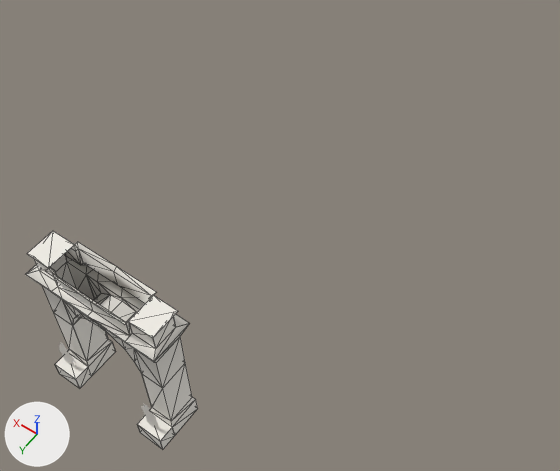
Renders of the Blender file assets/blender/nyu-custom-buildings.blend from each side of a commit.
Rendered twice from a camera (50 mm lens) standing at (-16.4, 46.2, 52.4) and looking at (4.5, 16.9, 6.3). The lights are fixed; the arrows at lower left show +X, +Y and +Z. The first picture is the older version. Mesh edges are drawn as thin lines on the coarser meshes.
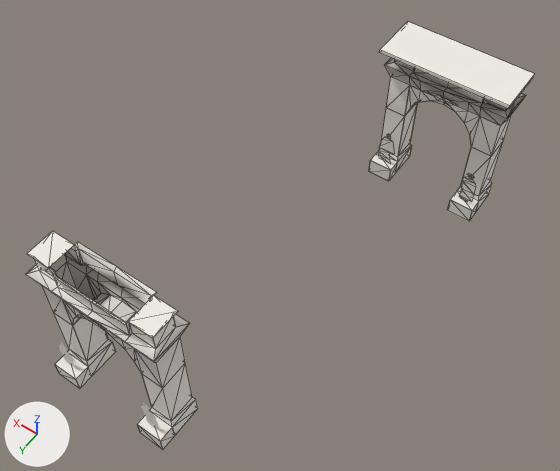
Where the change shows, as pixel boxes (x1, y1, x2, y2) in the pictures (560 x 471 px):
'WashingtonArchOriginalFlatTop_Final', added
    after: (369, 22, 534, 221)

Patch to the scene script:
```diff
--- a/assets/blender/nyu-custom-buildings.blend.py
+++ b/assets/blender/nyu-custom-buildings.blend.py
@@ mat_washington_arch_warm_white_2 @@
+mat_washington_arch_warm_white_2 = principled_material('Washington Arch Warm White')
+mat_washington_arch_warm_white_2.base_color = (0.88, 0.85, 0.78)  # white #f1ede5
+mat_washington_arch_warm_white_2.roughness = 0.86
@@ me_object_115_001 @@
+me_object_115_001.from_pydata(...)  # 449 vertices, 309 faces; spans x -5.48..5.48, y -2.17..2.17, z 0.0..13.67
+me_object_115_001.materials.append(mat_washington_arch_warm_white_2)  # white #f1ede5
@@ ob_washingtonarchoriginalflattop_final @@
+ob_washingtonarchoriginalflattop_final = bpy.data.objects.new('WashingtonArchOriginalFlatTop_Final', me_object_115_001)
+ob_washingtonarchoriginalflattop_final.location = (0.0, 0.0, 0.0)
```
